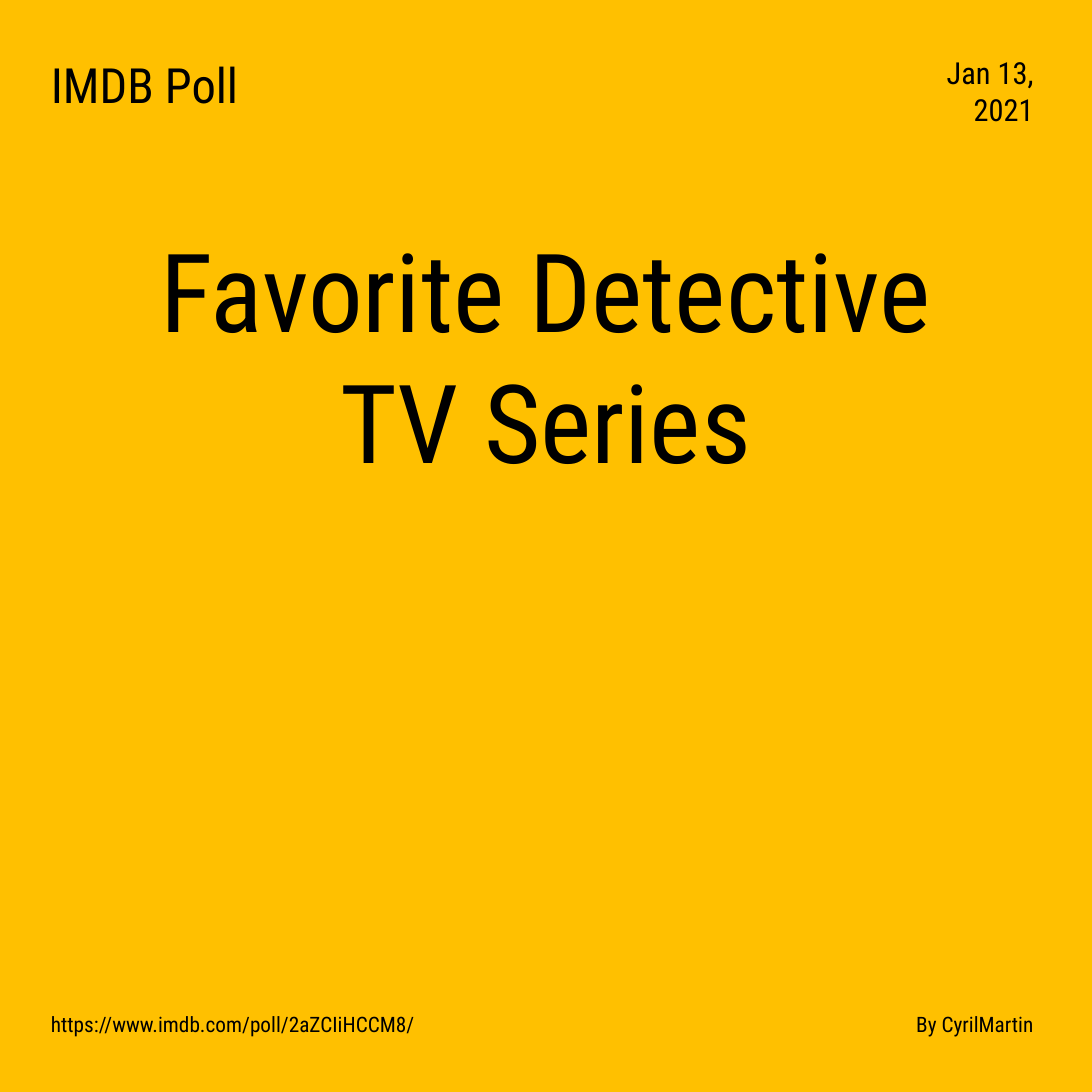
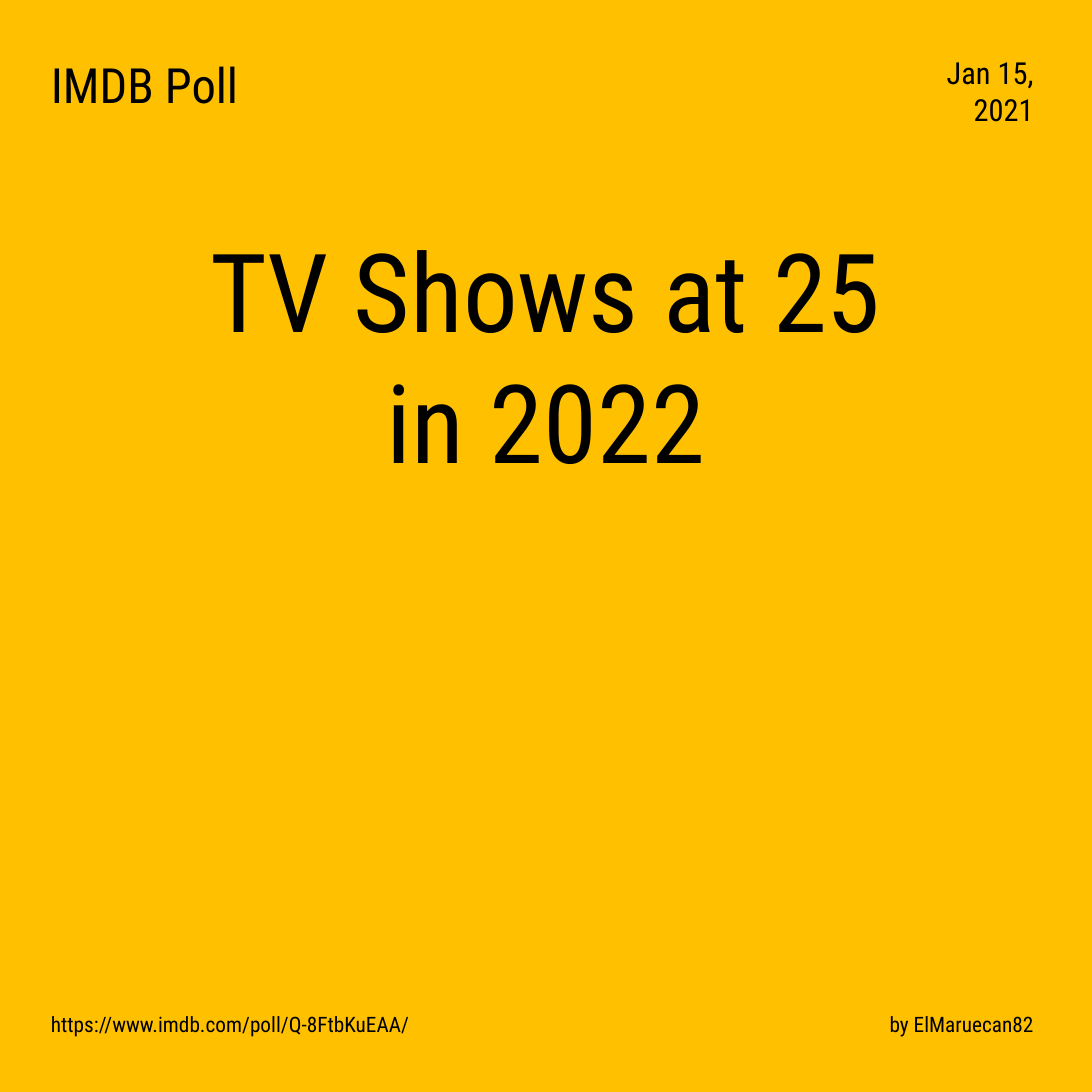
Before and after one commit to BonaFideBOSS/imdbpolls, a slide deck: slide 1 of social/instagram - titles.pptx. Drawn at 1092x1092 pixels with LibreOffice and Linux fonts; fonts in the diff are those of the drawing. Boxes give left, top, right and bottom in pixels: in the first picture for what was removed or moved away, otherwise in the second. Text is boxed around its words. In the diff, an @@ line names an element or a change of style, - is before the commit and + after.

```diff
--- a/social/instagram - titles.pptx
+++ b/social/instagram - titles.pptx
@@ text at [947,62,1034,122]: text changed @@
-Jan 13, 2021
+Jan 15, 2021
@@ text at [210,250,881,464]: text changed @@
-Favorite Detective
-TV Series
+TV Shows at 25
+in 2022
@@ text at [51,1016,409,1037]: text changed @@
-https://www.imdb.com/poll/2aZCIiHCCM8/
+https://www.imdb.com/poll/Q-8FtbKuEAA/
@@ text at [890,1016,1034,1037]: text changed @@
-By CyrilMartin
+by ElMaruecan82
```
Also in this commit, not shown: 4 other files.
